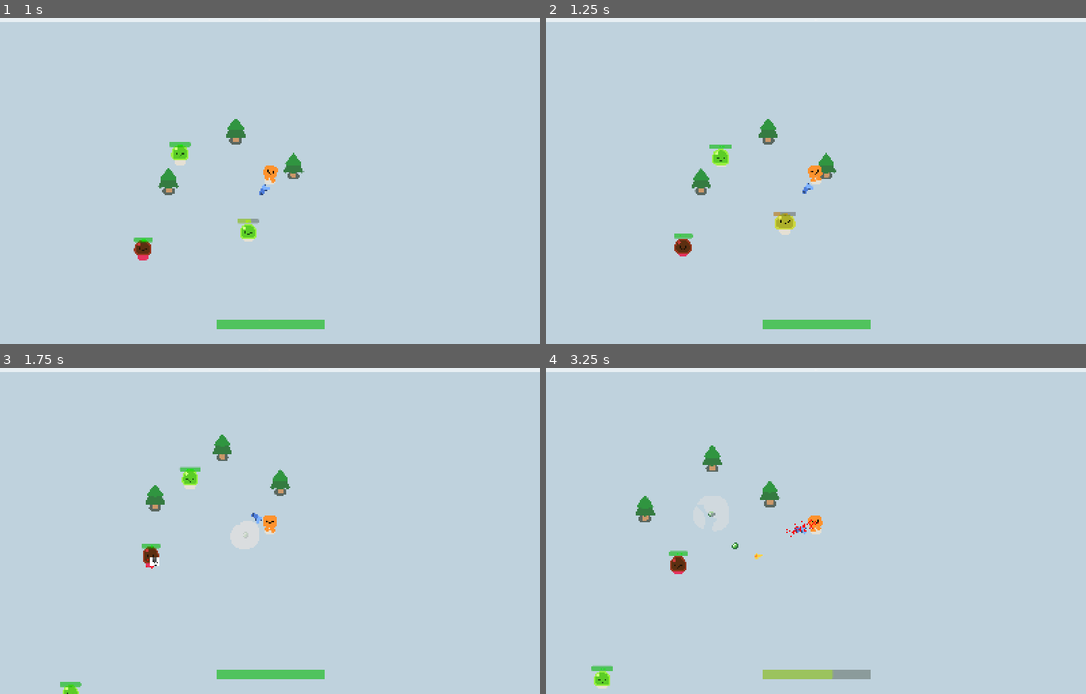
Above: before the commit, frames 1-4 (two rows, left to right).
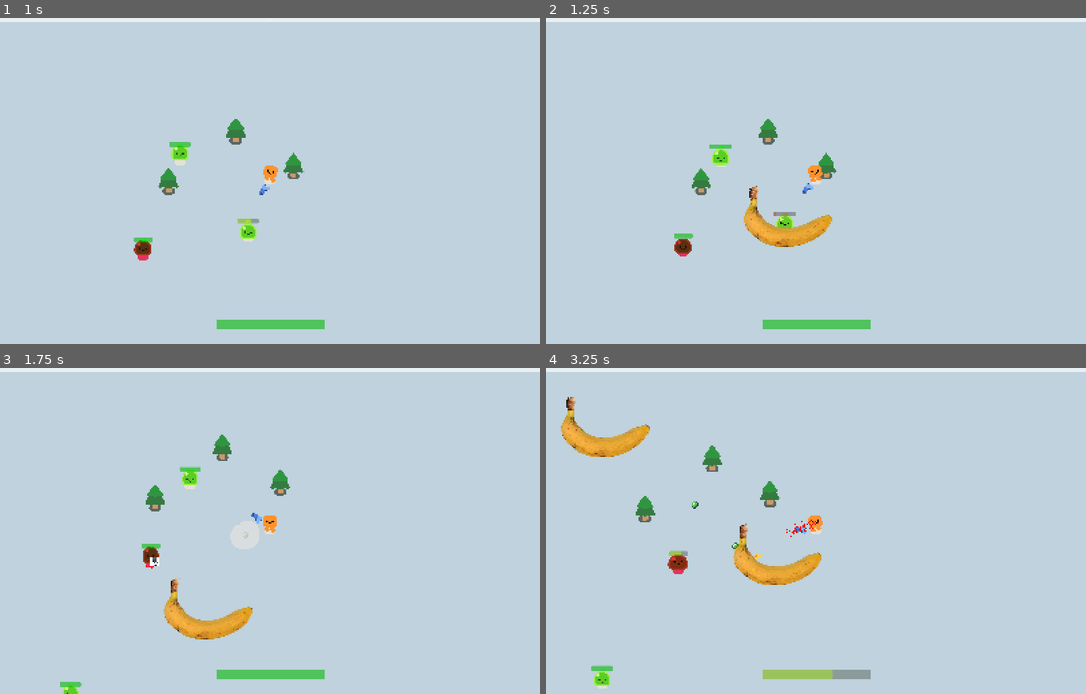
Above: after the commit, the same moments.

Repository: BromarBalkis/LampHireSurvivors
Game: Godot game, scene res://game.tscn
Two runs of this game, one before a commit and one after it. Both use one fixed random seed, a clock stepped at 60 frames per second and the inputs below.
Inputs:
- Up to frame 1 (1 s): hold D (move_right) from 0.53 s (still down)
- Up to frame 2 (1.25 s): keep holding D (move_right)
- Up to frame 3 (1.75 s): release D (move_right) at 1.28 s; hold S (move_down) from 1.28 s (still down)
- Up to frame 4 (3.25 s): release S (move_down) at 2.03 s; hold D (move_right) 2.03-2.78 s; hold W (move_up) from 2.78 s (still down)

Frame 1 is identical in both runs. In frame 2, 1.3% of the frame differs, in the area x 36-53%, y 51-71%; in frame 3, 1.1%; in frame 4, 2.5%, in the area x 2-51%, y 8-67%.
Error after the commit: Invalid type in function 'set_wait_time' in base 'Timer'. Cannot convert argument 1 from Vector2 to float. (res://scripts/weapons/boomerang_projectile.gd:53)

Commit message:
boomerang weapon WIP

Diff:
--- a/player.tscn
+++ b/player.tscn
@@ -7,6 +7,7 @@
 [ext_resource type="PackedScene" uid="uid://du5i8r7jdycua" path="res://gun.tscn" id="6_1jxqw"]
 [ext_resource type="PackedScene" uid="uid://cquooy1bktwwt" path="res://scenes/slicer.tscn" id="6_2hs0m"]
 [ext_resource type="Script" uid="uid://djvk7x82tnead" path="res://scripts/player_hurtbox.gd" id="7_1jxqw"]
+[ext_resource type="PackedScene" uid="uid://cwpwiuokyqi24" path="res://scenes/weapons/boomerang.tscn" id="8_dw050"]
 
 [sub_resource type="CircleShape2D" id="CircleShape2D_onrkg"]
 radius = 42.0119
@@ -80,6 +81,8 @@
 shape = SubResource("CircleShape2D_1jxqw")
 debug_color = Color(0.6186884, 0.5354303, 0.0053933393, 0.41960785)
 
+[node name="Boomerang" parent="." instance=ExtResource("8_dw050")]
+
 [connection signal="area_entered" from="PickupArea" to="." method="_on_pickup_area_area_entered"]
 
 [editable path="PlayerUI"]
--- /dev/null
+++ b/scenes/weapons/bananarang.tscn
@@ -0,0 +1,29 @@
+[gd_scene load_steps=4 format=3 uid="uid://c7yn8og16vhf7"]
+
+[ext_resource type="Script" uid="uid://rskiq3yg2epb" path="res://scripts/weapons/boomerang_projectile.gd" id="1_c7etp"]
+[ext_resource type="Texture2D" uid="uid://bcuqrgdebqyb1" path="res://banana.png" id="1_wkiaa"]
+
+[sub_resource type="CircleShape2D" id="CircleShape2D_c7etp"]
+radius = 58.249462
+
+[node name="Bananarang" type="Node2D"]
+scale = Vector2(5, 5)
+script = ExtResource("1_c7etp")
+
+[node name="Hurtbox" type="Area2D" parent="."]
+collision_layer = 0
+collision_mask = 4
+
+[node name="CollisionShape2D" type="CollisionShape2D" parent="Hurtbox"]
+position = Vector2(0, -5)
+shape = SubResource("CircleShape2D_c7etp")
+debug_color = Color(3.3210217e-06, 0.6452117, 0.27147648, 0.41960785)
+
+[node name="Sprite2D" type="Sprite2D" parent="Hurtbox"]
+scale = Vector2(0.065026306, 0.065026365)
+texture = ExtResource("1_wkiaa")
+
+[node name="ReturnTimer" type="Timer" parent="."]
+
+[connection signal="body_entered" from="Hurtbox" to="." method="_on_body_entered"]
+[connection signal="timeout" from="ReturnTimer" to="." method="_on_return_timer_timeout"]
--- /dev/null
+++ b/scenes/weapons/boomerang.tscn
@@ -0,0 +1,22 @@
+[gd_scene load_steps=3 format=3 uid="uid://cwpwiuokyqi24"]
+
+[ext_resource type="Script" uid="uid://w2ea4n345hwr" path="res://scripts/weapons/boomerang.gd" id="1_ostrr"]
+
+[sub_resource type="CircleShape2D" id="CircleShape2D_ostrr"]
+radius = 1000.0
+
+[node name="Boomerang" type="Node2D"]
+
+[node name="TargetRange" type="ShapeCast2D" parent="."]
+shape = SubResource("CircleShape2D_ostrr")
+target_position = Vector2(0, 0)
+collision_mask = 4
+script = ExtResource("1_ostrr")
+
+[node name="BananaContainer" type="Node" parent="TargetRange"]
+
+[node name="FiringSpeed" type="Timer" parent="TargetRange"]
+one_shot = true
+autostart = true
+
+[connection signal="timeout" from="TargetRange/FiringSpeed" to="TargetRange" method="_on_firing_speed_timeout"]
--- /dev/null
+++ b/scripts/weapons/boomerang.gd
@@ -0,0 +1,42 @@
+extends ShapeCast2D
+
+var enemies_in_range
+var target_enemy
+var player
+var shot_primed: bool = false
+
+@export var initial_damage: float = 20
+
+var damage = 20
+var banana_scene = preload("res://scenes/weapons/bananarang.tscn")
+
+#@onready var Slice_container = $SliceContainer
+
+func _ready() -> void:
+	SignalBus.value_update.connect(update_values)
+	player = get_tree().get_first_node_in_group("player")
+
+
+func _physics_process(_delta: float) -> void:
+	enemies_in_range = collision_result #returns array
+	if enemies_in_range.size() > 0:
+		target_enemy = get_collider(0) #gets the closest guy
+		shoot()
+
+func _on_firing_speed_timeout() -> void: #!null stops crashes in certain cases
+	shot_primed = true
+
+func shoot() -> void:
+	if enemies_in_range.size() > 0 && target_enemy != null && shot_primed:
+		shot_primed = false
+		$FiringSpeed.start()
+
+		var banana_instance = banana_scene.instantiate()
+		$BananaContainer.call_deferred("add_child", banana_instance)
+		banana_instance.global_position = global_position
+
+
+func update_values() -> void:
+	$FiringSpeed.wait_time = 2/player.player_atk_spd
+	damage = initial_damage*player.player_dmg_mult #might be brain farting here
+	SignalBus.damage = damage
--- /dev/null
+++ b/scripts/weapons/boomerang_projectile.gd
@@ -0,0 +1,57 @@
+extends Node2D
+
+
+var damage
+var target
+var bananarang
+var target_vector: Vector2
+var return_calculator
+
+var speed = Vector2(1000,1000)
+var max_range = Vector2(1000, 1000)
+
+var travelled_distance = 0
+var starting_position
+var max_distance: Vector2
+
+func _ready() -> void:
+	timer_business()
+	bananarang = get_parent().get_parent()
+	damage = bananarang.damage
+	if bananarang.target_enemy != null: #sometimes game would crash if it targeted a queue_freed enemy
+		target = bananarang.target_enemy.global_position
+		starting_position = bananarang.global_position
+
+		return_calculator = target - starting_position
+		target_vector = (target - starting_position).normalized()
+		#max_distance = (target - starting_position)*1.5 #had this all twisted
+
+		#print(max_distance)
+
+
+# Called every frame. 'delta' is the elapsed time since the previous frame.
+func _physics_process(delta: float) -> void:
+	if target_vector != null:
+		position += speed*target_vector*delta
+
+	elif target_vector == null: #not sure if this will fix bullets stuck in place, i think that's caused by the target enemy being right on top of the bananarang then killed by something else
+		queue_free()
+
+
+func _on_body_entered(body: Node2D) -> void:
+	if body.collision_layer == 2: #layer 2 (tree)
+		queue_free()
+
+	if body.collision_layer == 4: #actually layer 3 (mobs)
+		body.take_damage(damage)
+		#queue_free()
+
+	#if body.collision_layer == 1: #player (returned)
+		#queue_free()
+
+func timer_business() -> void:
+	$ReturnTimer.set_wait_time(2*(target_vector))
+	$ReturnTimer.start()
+
+func _on_return_timer_timeout() -> void:
+	speed = -speed
Empty file removed: Gun.gd
Not shown, removed: Gun.gd.uid
Binary file added: banana.png
Not shown: 1 places in player.tscn that only renumber resources
Not shown, added: scripts/weapons/boomerang.gd.uid
Not shown, added: scripts/weapons/boomerang_projectile.gd.uid
